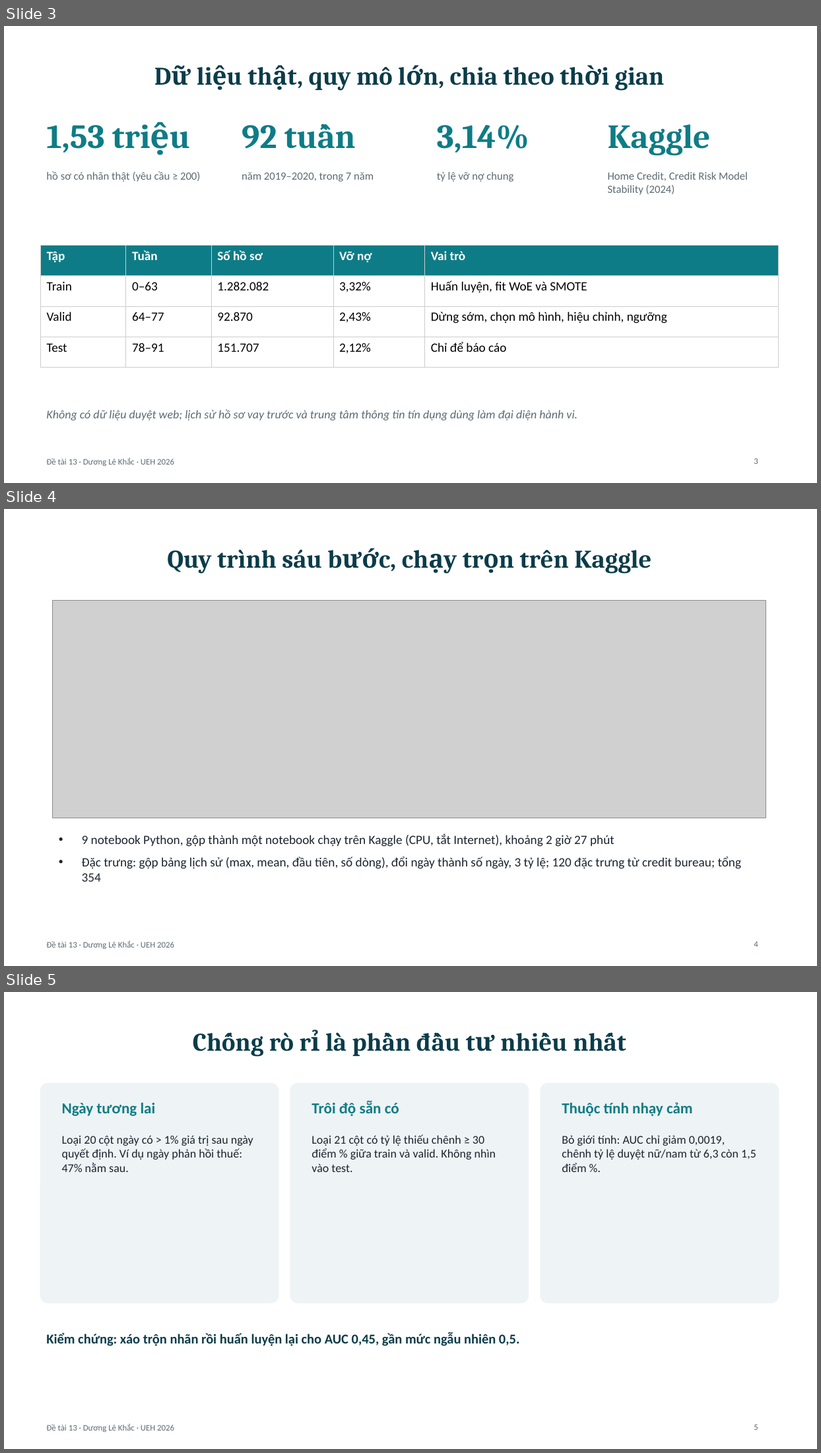
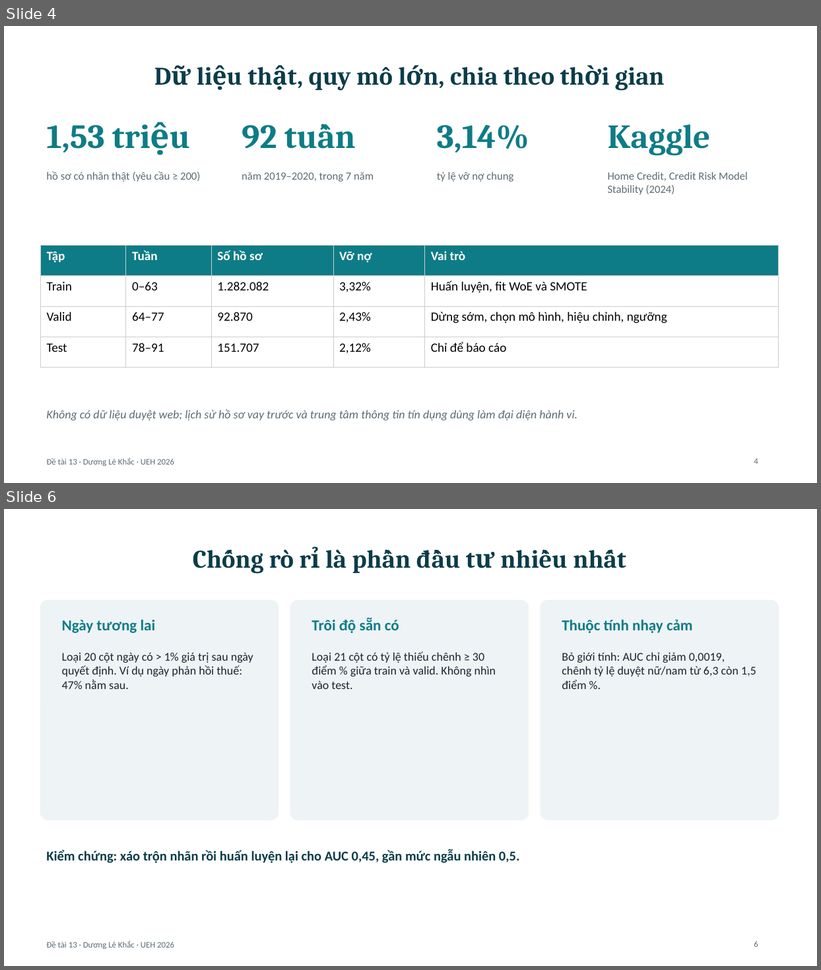
Before and after one commit to duonglk95/UEH-Chuyende-DuongLK525102180006-Detai13, a slide deck: Detai_13/Slide/Slide_Detai13.pptx. Shown one above the other, each under a label of ours: slides 3, 4 and 5 before the commit, slides 4 and 6 after it; the slides between them are not shown. The pictures are 821x1453 and 821x970 pixels, drawn with LibreOffice and Linux fonts; fonts in the diff are those of the drawing; grey boxes stand for pictures. Boxes give left, top, right and bottom in pixels: in the first picture for what was removed or moved away, otherwise in the second. Text is boxed around its words. In the diff, an @@ line names an element or a change of style, - is before the commit and + after.

Commit message:
Làm rõ pipeline nghiên cứu và tổng quan tài liệu

```diff
--- a/Detai_13/Slide/Slide_Detai13.pptx
+++ b/Detai_13/Slide/Slide_Detai13.pptx
@@ slide 4 removed at (4,509,817,966), background #FFFFFF; not listed: 1 template element that a slide beside it also shows @@
@@ title removed at (167,549,651,574) @@
-Quy trình sáu bước, chạy trọn trên Kaggle
@@ picture removed at (53,601,766,819) @@
@@ text removed at (82,834,742,882) @@
-• 9 notebook Python, gộp thành một notebook chạy trên Kaggle (CPU, tắt Internet), khoảng 2 giờ 27 phút
-• Đặc trưng: gộp bảng lịch sử (max, mean, đầu tiên, số dòng), đổi ngày thành số ngày, 3 tỷ lệ; 120 đặc trưng từ credit bureau; tổng 354
@@ page number removed at (754,942,758,947) @@
-4
@@ what was slide 3 is now slide 4 @@
@@ page number at (754,459,758,464): text changed @@
-3
+4
@@ what was slide 5 is now slide 6 @@
@@ page number at (754,941,758,947): text changed @@
-5
+6
```
Also in this commit, not shown: 2 slides added, 1 other file.
